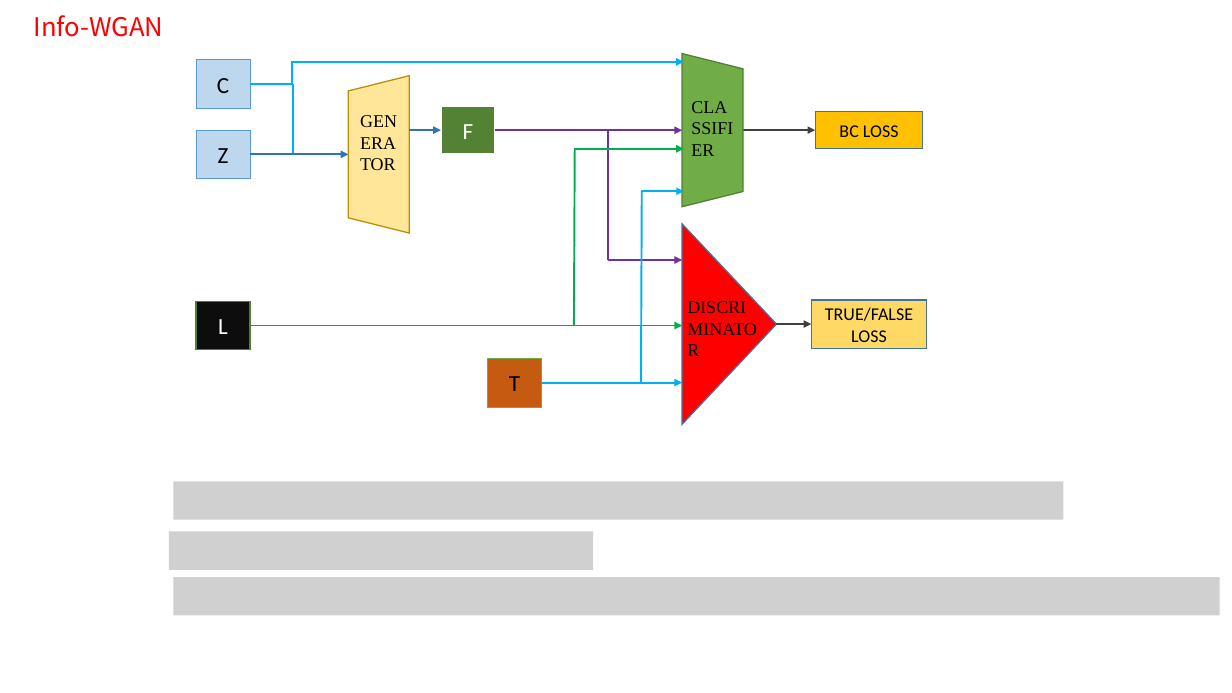
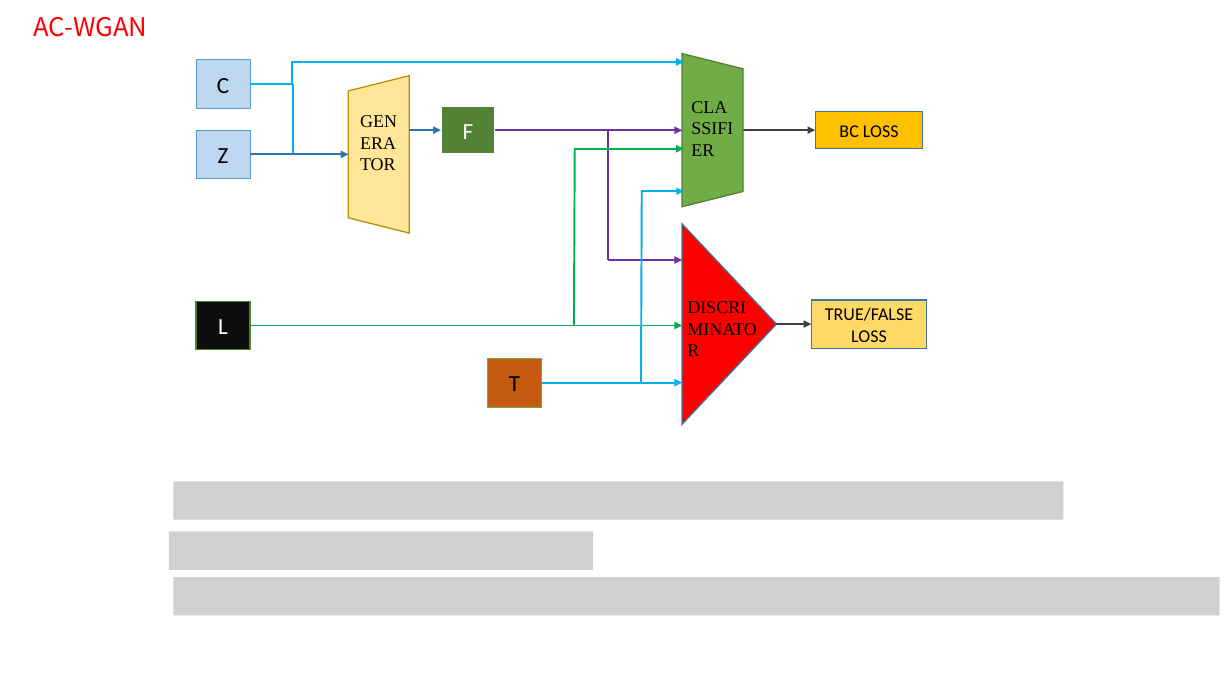
Before and after one commit to DreamPurchaseZnz/Picture, a slide deck: slide 25 of GANs_model.pptx. Drawn at 1232x693 pixels with LibreOffice and Linux fonts; fonts in the diff are those of the drawing; grey boxes stand for pictures. Boxes give left, top, right and bottom in pixels: in the first picture for what was removed or moved away, otherwise in the second. Text is boxed around its words. In the diff, an @@ line names an element or a change of style, - is before the commit and + after.

```diff
--- a/GANs_model.pptx
+++ b/GANs_model.pptx
@@ text at (34,17,148,37): text changed @@
-Info-WGAN
+AC-WGAN
```
Also in this commit, not shown: 3 other slides changed, 8 slides added, 2 slides removed, 25 other files.
